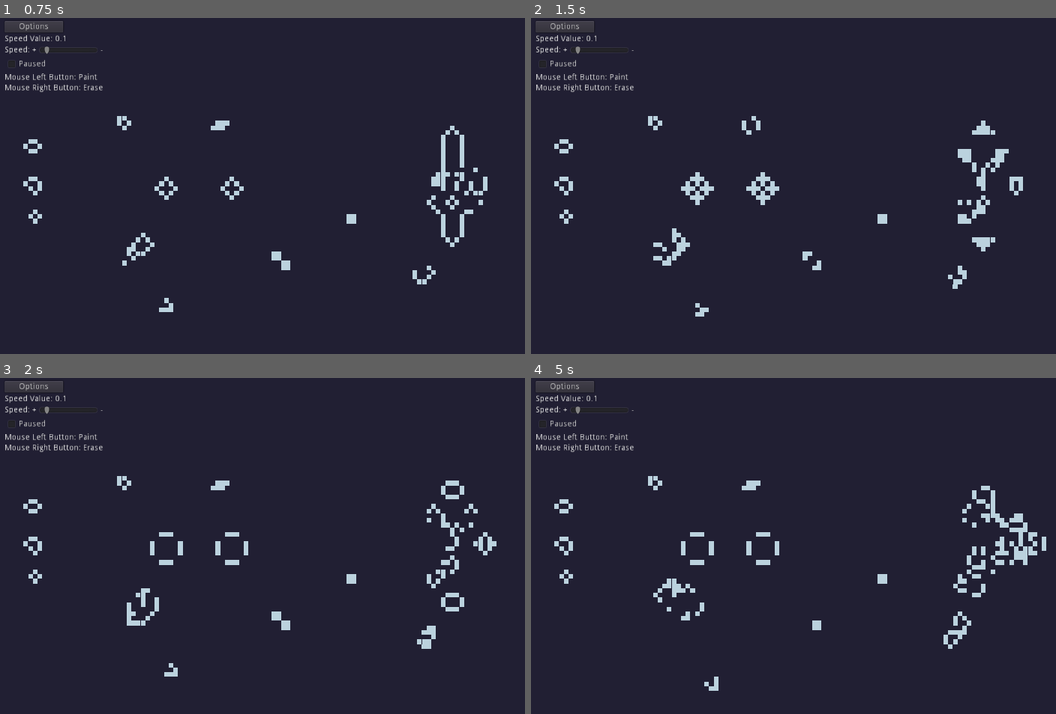
Above: before the commit, frames 1-4 (two rows, left to right).
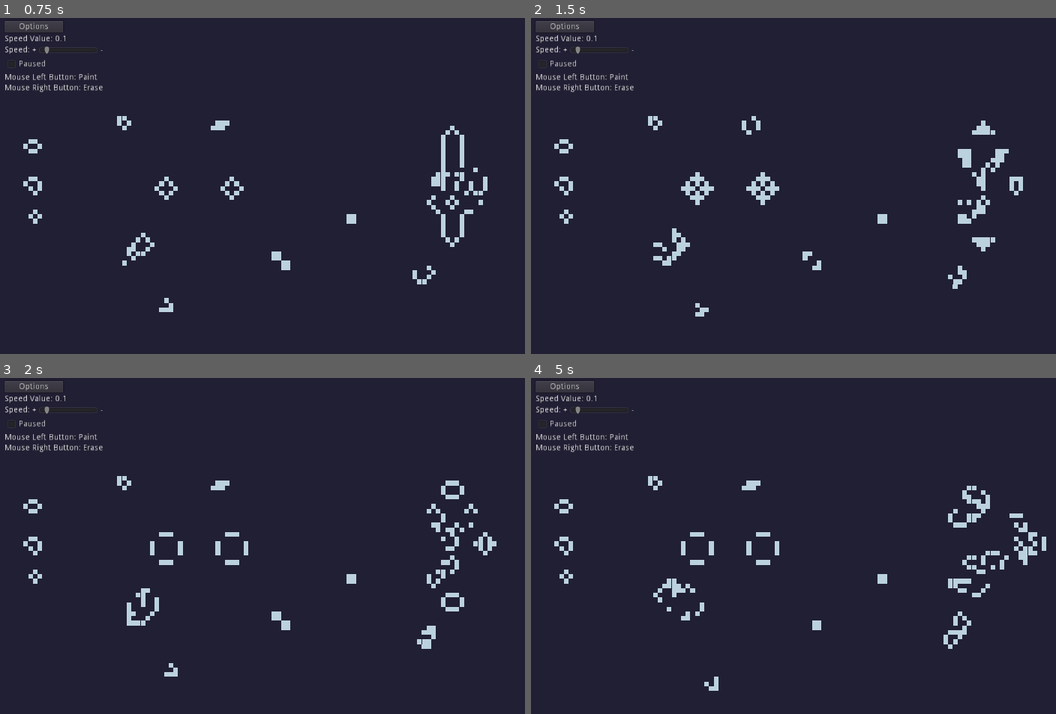
Above: after the commit, the same moments.

Repository: zMenta/Godot-Game-of-Life
Game: Godot game, scene res://main/Main.tscn
Two runs of this game, one before a commit and one after it. Both use one fixed random seed, a clock stepped at 60 frames per second and the inputs below.
Inputs (mouse positions are in pixels of both pictures, inside the frame that each line leads up to):
- Up to frame 1 (0.75 s): move the mouse to (430, 175) at 0.52 s; hold Right mouse button (erase) from 0.53 s (still down)
- Up to frame 2 (1.5 s): move the mouse to (709, 209) at 1.27 s; release Right mouse button (erase) at 1.28 s; click (709, 209) at 1.35 s
- Up to frame 3 (2 s): no input
- Up to frame 4 (5 s): move the mouse to (893, 475) at 2.02 s; hold Right mouse button (erase) 2.03-2.78 s; move the mouse to (798, 623) at 2.77 s; click (798, 623) at 2.85 s; move the mouse to (1008, 606) at 3.52 s; hold Right mouse button (erase) 3.53-4.28 s; move the mouse to (651, 498) at 4.27 s; click (651, 498) at 4.35 s

Frame 1 is identical in both runs. In frame 2, less than 0.1% of the frame differs, in the area x 82-85%, y 42-48%; in frame 3, 0.1%; in frame 4, 1.2%, in the area x 79-94%, y 32-63%.

Commit message:
input improvement. Ui blocking mouse presses

Diff:
--- a/Game of Life/map/Map.gd
+++ b/Game of Life/map/Map.gd
@@ -16,7 +16,7 @@
 	}
 
 
-func _process(_delta: float) -> void:
+func _unhandled_input(_event: InputEvent) -> void:
 	var mouse_pos = get_local_mouse_position()
 	var tile_pos = world_to_map(mouse_pos)
 
@@ -85,7 +85,7 @@
 
 func _on_SpeedSlider_value_change(value: float) -> void:
 	generation_timer.wait_time = value
-	generation_timer.start(value)
+
 
 func _on_PauseButton_value_changed(paused: bool) -> void:
 	if paused:
